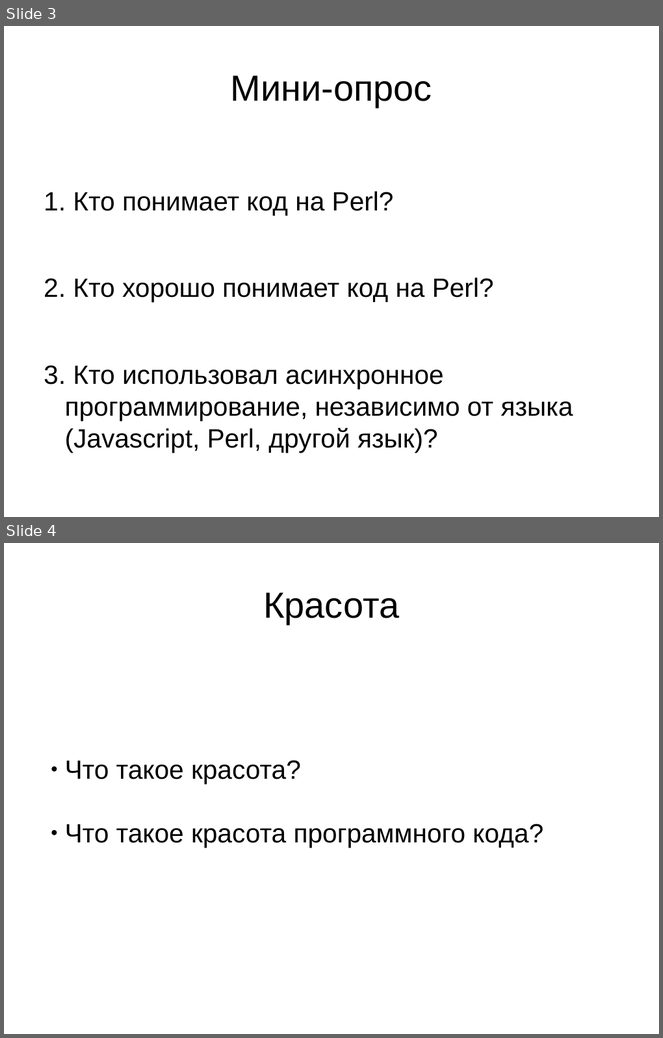
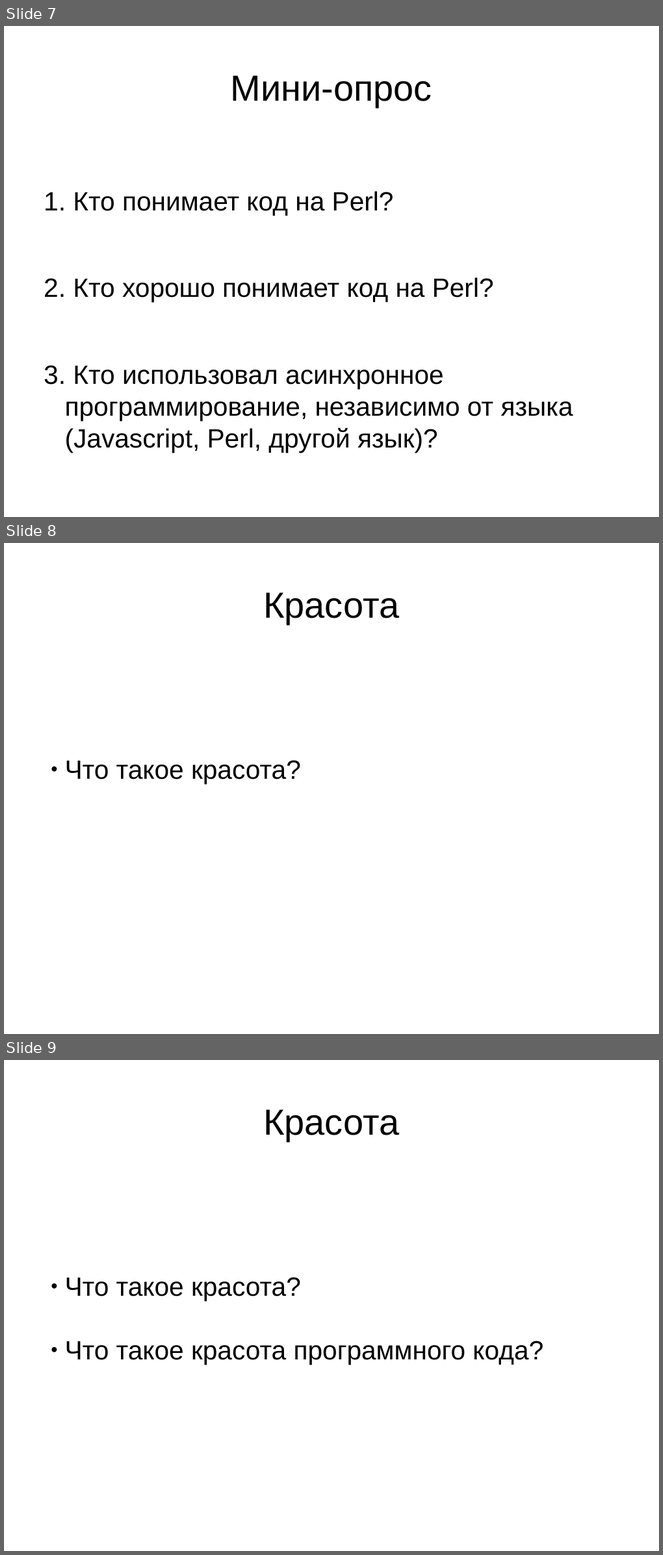
Before and after one commit to altersign/code-beauty, a slide deck: slideshow.odp. Shown one above the other, each under a label of ours: slides 3 and 4 before the commit, slides 7, 8 and 9 after it. The pictures are 663x1038 and 663x1555 pixels, drawn with LibreOffice and Linux fonts; fonts in the diff are those of the drawing. Boxes give left, top, right and bottom in pixels: in the first picture for what was removed or moved away, otherwise in the second. Text is boxed around its words. In the diff, an @@ line names an element or a change of style, - is before the commit and + after.

```diff
--- a/slideshow.odp
+++ b/slideshow.odp
@@ slide 8 added at (4, 543, 659, 1034), background #FFFFFF @@
@@ title added at (263, 592, 399, 624), 44 pt, text #000000 @@
+Красота
@@ subtitle added at (65, 760, 301, 784), 32 pt, text #000000 @@
+  ● Что такое красота?
@@ what was slide 3 is now slide 7 @@
@@ what was slide 4 is now slide 9 @@
```
Also in this commit, not shown: 1 slide changed, 24 other slides added.
